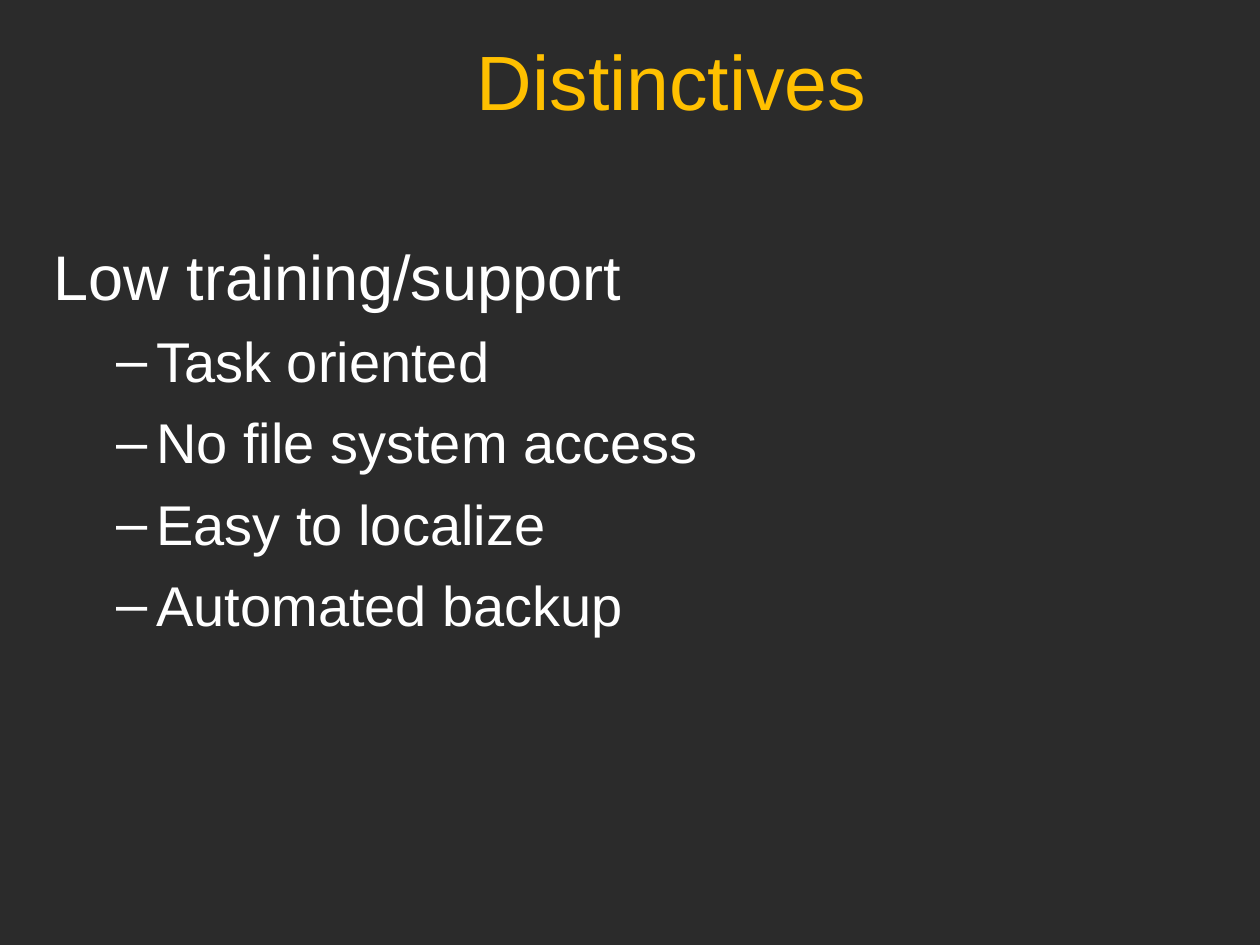
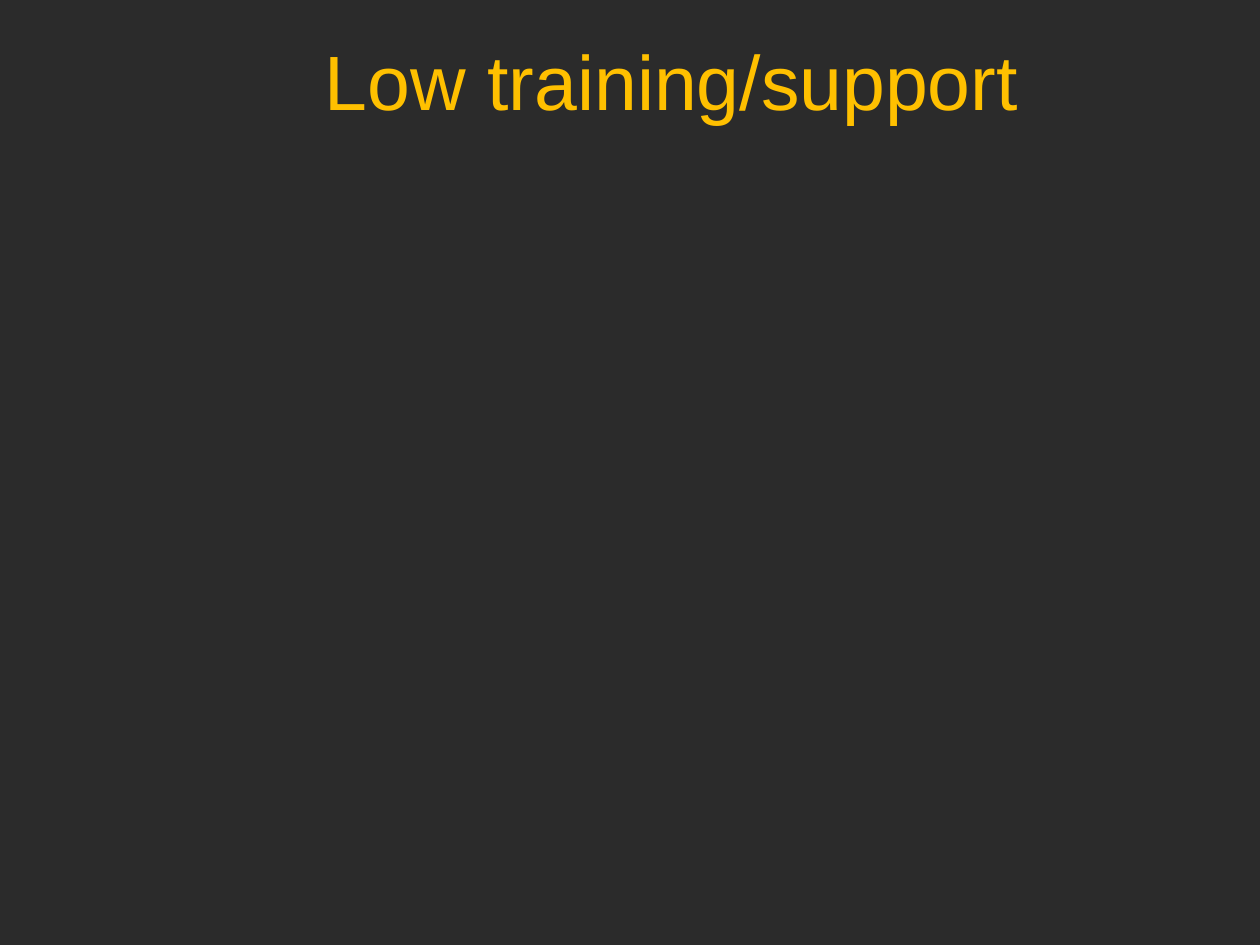
Before and after one commit to sillsdev/wesay, a slide deck: slide 12 of Presentations/CTC2006/V1.ppt. Drawn at 1260x945 pixels with LibreOffice and Linux fonts; fonts in the diff are those of the drawing; background and template pictures are left out; a plain dark background stands for a picture behind light text. Boxes give left, top, right and bottom in pixels: in the first picture for what was removed or moved away, otherwise in the second. Text is boxed around its words. In the diff, an @@ line names an element or a change of style, - is before the commit and + after.

```diff
--- a/Presentations/CTC2006/V1.ppt
+++ b/Presentations/CTC2006/V1.ppt
@@ title at (x1=325, y1=54, x2=1017, y2=125): text changed @@
-Distinctives
+Low training/support
@@ text removed at (x1=54, y1=254, x2=697, y2=637) @@
-Low training/support
-  – Task oriented
-  – No file system access
-  – Easy to localize
-  – Automated backup
```
Also in this commit, not shown: 3 other slides changed, 7 slides added, 9 slides removed, 3 other files.
